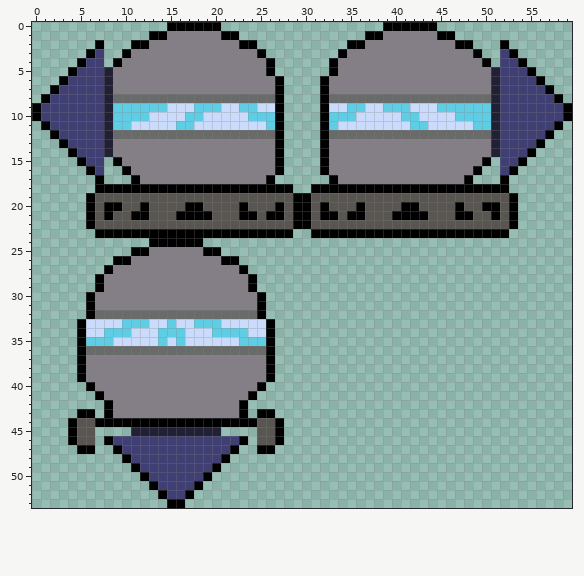
Two states of a pixel-art file, assets/aseprites/drill_unit.aseprite. Above is the file before it was changed.
60x54 pixels, 1 frame.
After:
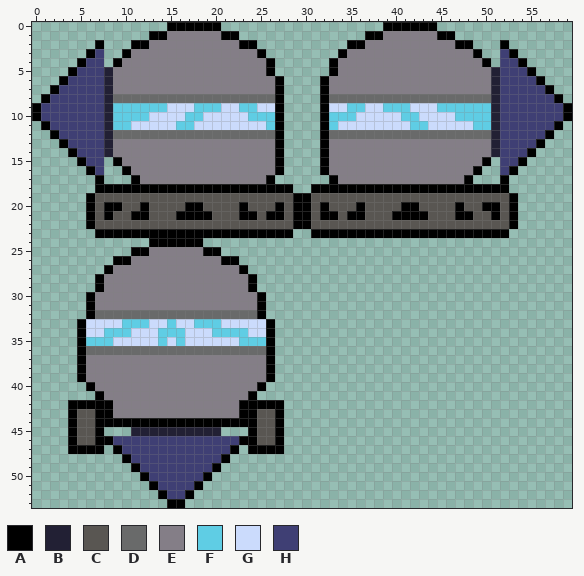
Palette (. is transparent): A #000000  B #222034  C #595652  D #696a6a  E #847e87  F #5fcde4  G #cbdbfc  H #3f3f74
The exact change:
Colour A now appears in row 42 at x 4 to 7 and 24 to 27; in row 43 at x 4, 7, 24 and 27; in rows 45 to 46 at x 7 and 24; in row 47 at x 4, 7, 24 and 27.
The author changed colour A to colour C in row 43 at x 5 to 6 and 25 to 26.
